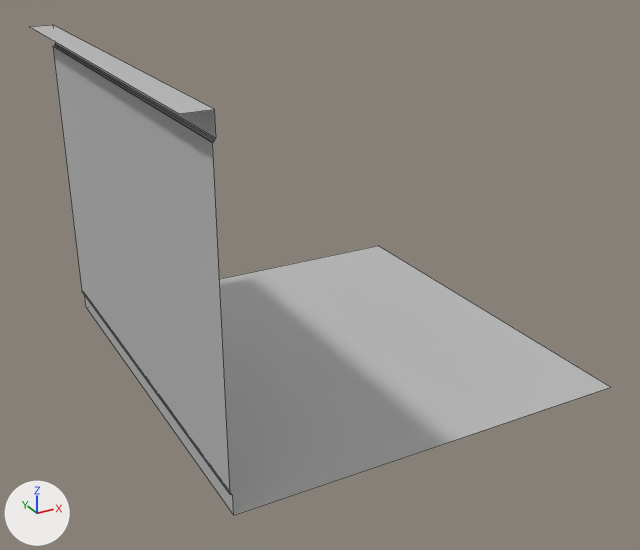
One commit to the FBX model Assets/Models/Residential Building Models/resWallStraightLrg.fbx: the scene before it, then after it.
The view is the same before and after, from a 50 mm lens placed at (-3.76, -6.91, 4.23), pointed at (-0.09, -0.25, 0.9). Every picture has the same lights, and +X, +Y and +Z are marked at lower left. Mesh edges are drawn as thin lines. Where no turn or scale is listed for an object, it has been applied to the vertices.

Objects in the first picture: 'resWallStraightLrg'.
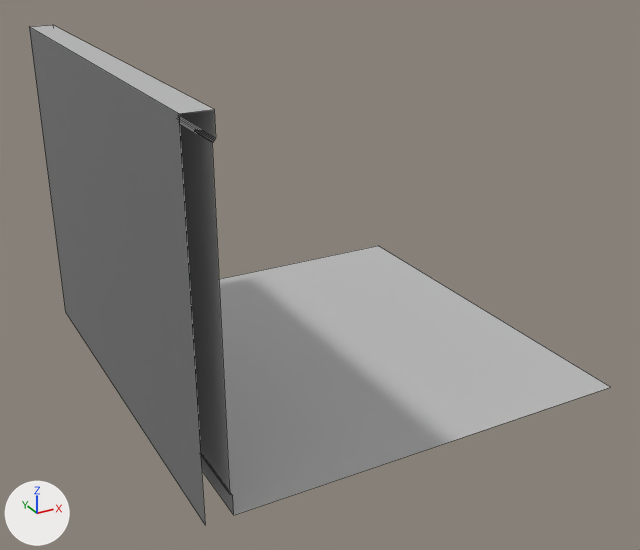
Boxes (x1, y1, x2, y2) around the edits, measured in the pictures (640 x 550 px):
'resWallStraightLrg', reshaped
    before: (30, 25, 610, 515)
    after: (29, 25, 610, 524)
part 1 of me_mesh, added
    after: (29, 27, 205, 524)

Diff of the bpy script that builds the scene:
```diff
--- a/Assets/Models/Residential Building Models/resWallStraightLrg.fbx.py
+++ b/Assets/Models/Residential Building Models/resWallStraightLrg.fbx.py
@@ mat_black @@
+mat_black = principled_material('Black')
+mat_black.base_color = (0.184, 0.184, 0.184)  # grey #777777
@@ me_mesh @@
 me_mesh.from_pydata(...)  # 28 vertices, 13 faces; spans x -2.0..2.0, y -2.0..2.0, z 0.0..3.0
 # used by ob_reswallstraightlrg; location = (0.0, 0.0, 0.0)
 # verts and faces of me_mesh; kept vertices keep their numbers, new ones are numbered from 28
 # before: 4 (-2.0, -2.0, 3.0) at pixel (178, 113), 5 (-2.0, 2.0, 3.0) at pixel (29, 26)
+# me_mesh part 1
+verts[28] = (-2.0, 2.0, 0.0)  # pixel (65, 311)
+verts[29] = (-2.0, -2.0, 0.0)  # pixel (205, 525)
+faces += [(4, 5, 28, 29)]  # mat_black (grey #777777)
 me_mesh.materials.append(mat_lambert1)
+me_mesh.materials.append(mat_black)  # grey #777777
```
